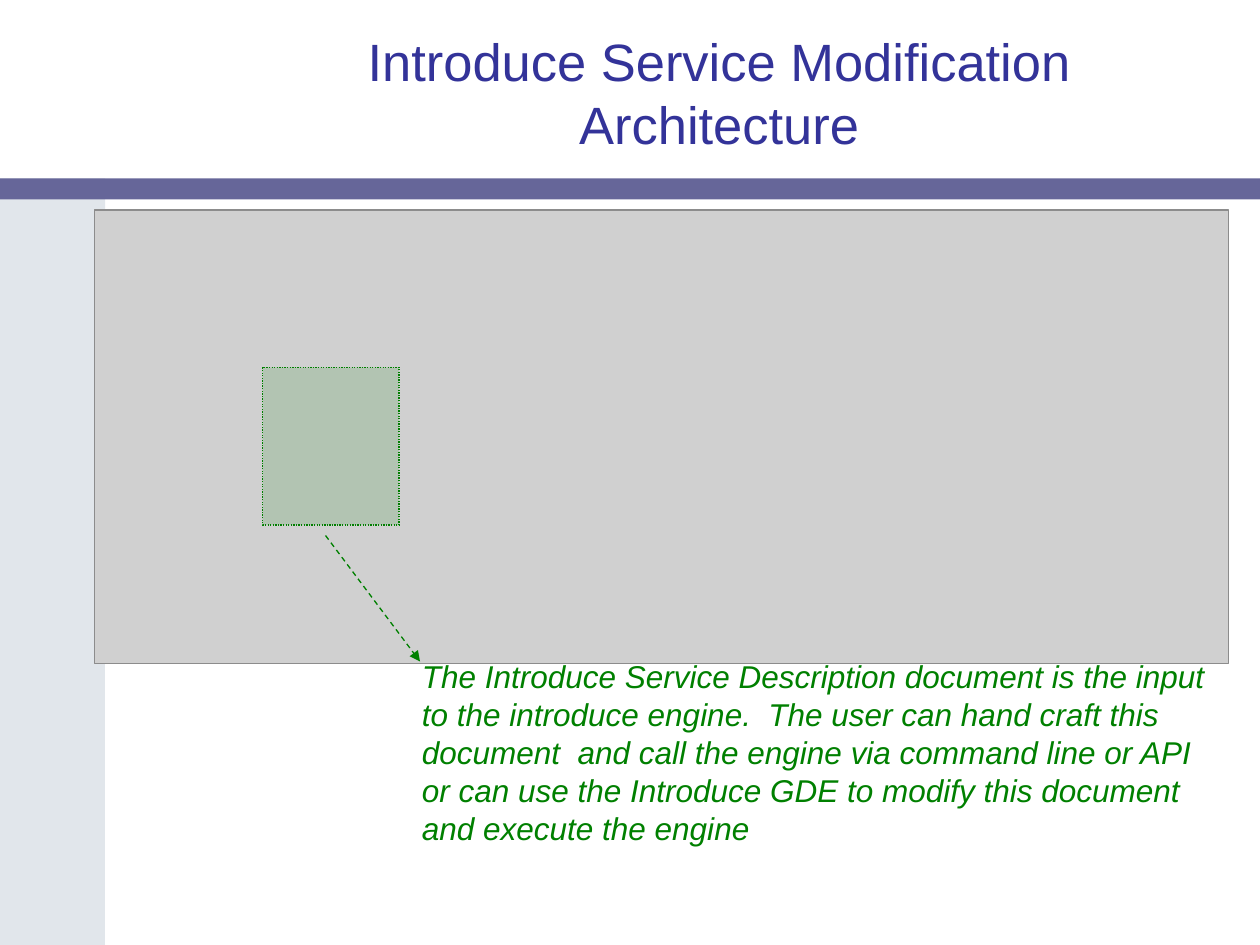
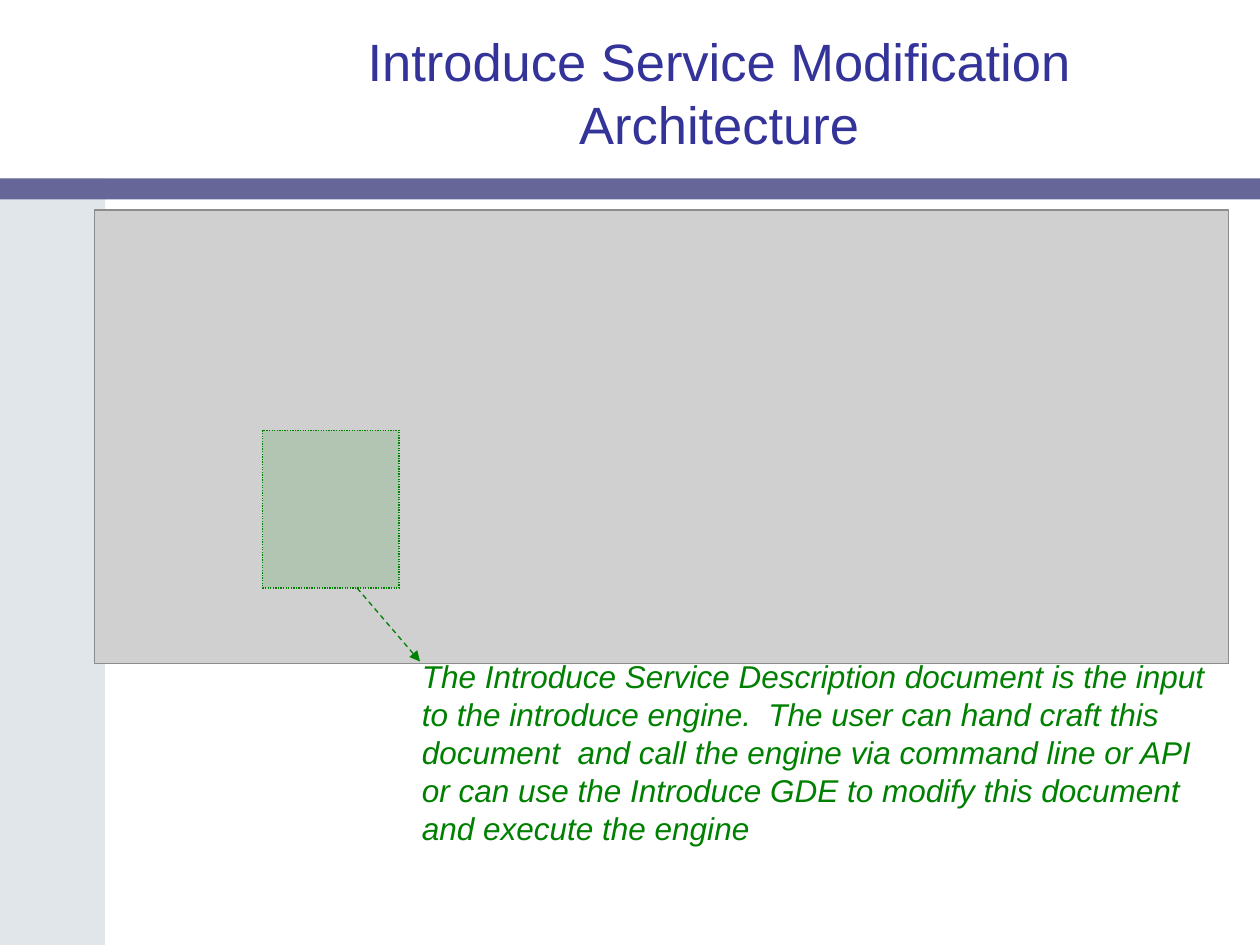
Before and after one commit to NCIP/cagrid-portal, a slide deck: slide 36 of cagrid-1-0/Documentation/presentations/introduce/Introduce-WIP.ppt. Drawn at 1260x945 pixels with LibreOffice and Linux fonts; fonts in the diff are those of the drawing; grey boxes stand for pictures; background and template pictures are left out. Boxes give left, top, right and bottom in pixels: in the first picture for what was removed or moved away, otherwise in the second. Text is boxed around its words. In the diff, an @@ line names an element or a change of style, - is before the commit and + after.

```diff
--- a/cagrid-1-0/Documentation/presentations/introduce/Introduce-WIP.ppt
+++ b/cagrid-1-0/Documentation/presentations/introduce/Introduce-WIP.ppt
@@ rectangle moved from (x1=262, y1=368, x2=398, y2=525) to (x1=262, y1=431, x2=398, y2=588) @@
@@ arrow moved from (325, 536) - (420, 662) to (357, 588) - (420, 662) @@
```
Also in this commit, not shown: 1 other file.
